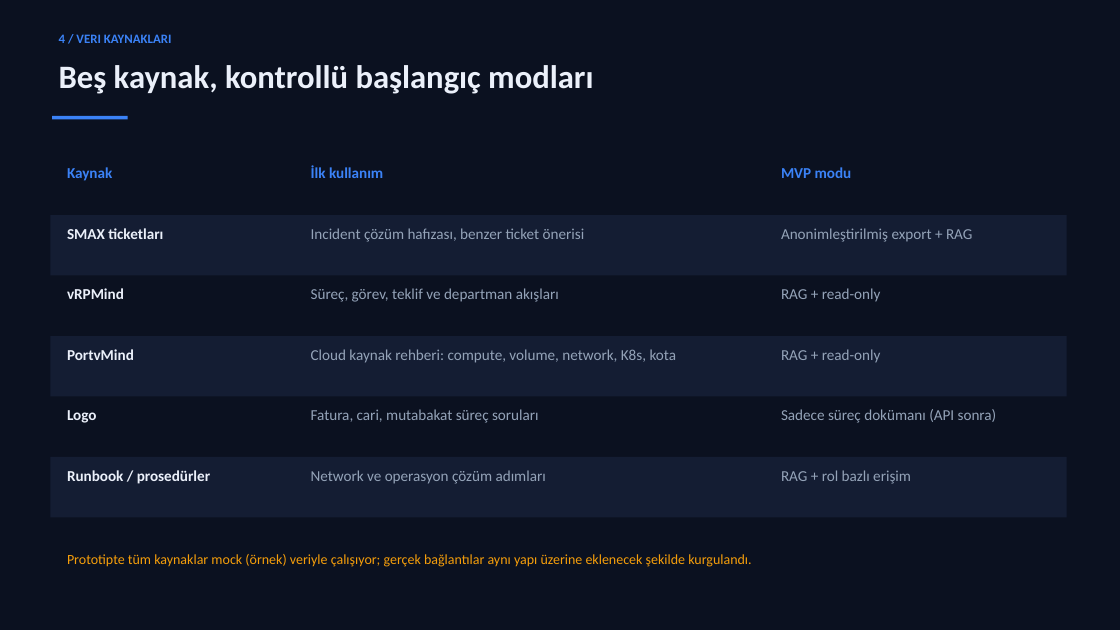
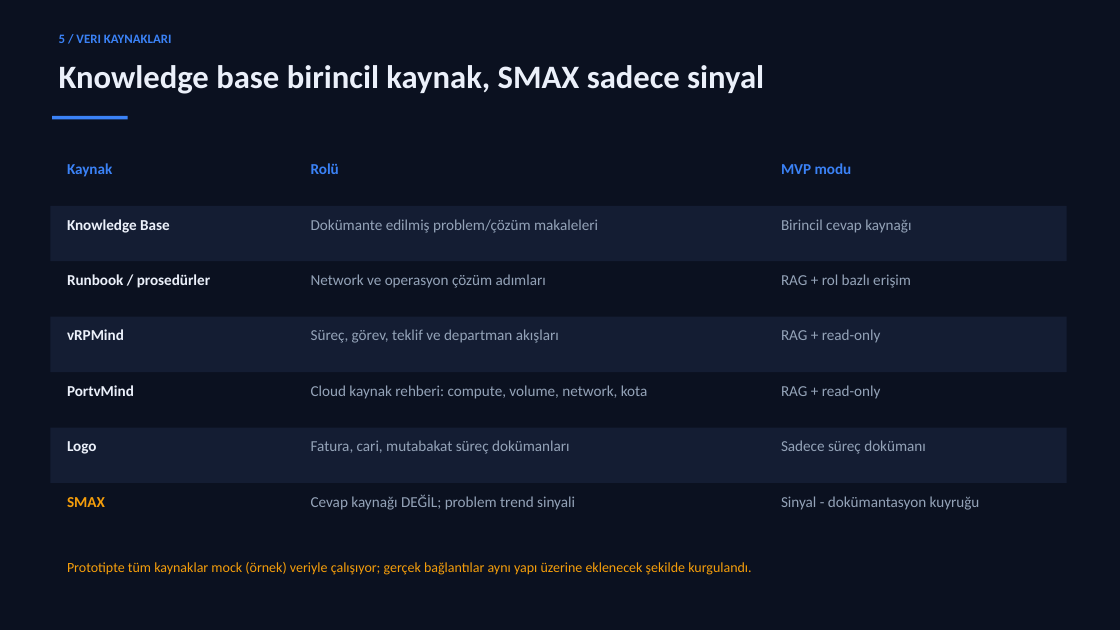
Before and after one commit to Emirdumn/vmind-orchestration, a slide deck: slide 6 of outputs/VMind-Agentic-Operations-Hub-Sunum.pptx (slide 5 before the commit). Drawn at 1120x630 pixels with LibreOffice and Linux fonts; fonts in the diff are those of the drawing. Boxes give left, top, right and bottom in pixels: in the first picture for what was removed or moved away, otherwise in the second. Text is boxed around its words. In the diff, an @@ line names an element or a change of style, - is before the commit and + after.

```diff
--- a/outputs/VMind-Agentic-Operations-Hub-Sunum.pptx
+++ b/outputs/VMind-Agentic-Operations-Hub-Sunum.pptx
@@ text at [59, 34, 172, 43]: text changed @@
-4 / VERI KAYNAKLARI
+5 / VERI KAYNAKLARI
@@ text at [59, 65, 764, 94]: text changed @@
-Beş kaynak, kontrollü başlangıç modları
+Knowledge base birincil kaynak, SMAX sadece sinyal
@@ text "Kaynak": place and size @@
-text "Kaynak" at [67, 167, 112, 181]
+text "Kaynak" at [67, 163, 112, 177]
@@ text at [311, 163, 339, 174]: text changed @@
-İlk kullanım
+Rolü
@@ text "MVP modu": place and size @@
-text "MVP modu" at [781, 167, 852, 178]
+text "MVP modu" at [781, 163, 852, 174]
@@ rectangle: place and size @@
-rectangle at [50, 215, 1067, 276]
+rectangle at [50, 206, 1067, 261]
@@ text at [67, 219, 170, 233]: text changed @@
-SMAX ticketları
+Knowledge Base
@@ text at [311, 219, 598, 233]: text changed @@
-Incident çözüm hafızası, benzer ticket önerisi
+Dokümante edilmiş problem/çözüm makaleleri
@@ text at [781, 219, 911, 233]: text changed @@
-Anonimleştirilmiş export + RAG
+Birincil cevap kaynağı
@@ text "Runbook / prosedürler": place and size @@
-text "Runbook / prosedürler" at [67, 470, 210, 484]
+text "Runbook / prosedürler" at [67, 274, 210, 288]
@@ text "Network ve operasyon çözüm adımları": place and size @@
-text "Network ve operasyon çözüm adımları" at [311, 470, 546, 484]
+text "Network ve operasyon çözüm adımları" at [311, 274, 546, 288]
@@ text "RAG + rol bazlı erişim": place and size @@
-text "RAG + rol bazlı erişim" at [781, 470, 911, 484]
+text "RAG + rol bazlı erişim" at [781, 274, 911, 288]
@@ rectangle: place and size @@
-rectangle at [50, 336, 1067, 397]
+rectangle at [50, 317, 1067, 372]
@@ text "vRPMind": place and size @@
-text "vRPMind" at [67, 288, 124, 299]
+text "vRPMind" at [67, 329, 124, 340]
@@ text "Süreç, görev, teklif ve departman ...": place and size @@
-text "Süreç, görev, teklif ve departman ..." at [311, 288, 559, 302]
+text "Süreç, görev, teklif ve departman ..." at [311, 329, 559, 343]
@@ text "RAG + read-only": place and size @@
-text "RAG + read-only" at [781, 349, 881, 363]
+text "RAG + read-only" at [781, 329, 881, 343]
@@ text "PortvMind": place and size @@
-text "PortvMind" at [67, 349, 134, 360]
+text "PortvMind" at [67, 385, 134, 396]
@@ text at [311, 385, 648, 399]: text changed @@
-Cloud kaynak rehberi: compute, volume, network, K8s, kota
+Cloud kaynak rehberi: compute, volume, network, kota
@@ text "RAG + read-only": place and size @@
-text "RAG + read-only" at [781, 288, 881, 302]
+text "RAG + read-only" at [781, 385, 881, 399]
@@ rectangle: place and size @@
-rectangle at [50, 457, 1067, 518]
+rectangle at [50, 428, 1067, 483]
@@ text "Logo": place and size @@
-text "Logo" at [67, 410, 96, 423]
+text "Logo" at [67, 441, 96, 454]
@@ text at [311, 440, 570, 454]: text changed @@
-Fatura, cari, mutabakat süreç soruları
+Fatura, cari, mutabakat süreç dokümanları
@@ text at [781, 440, 926, 454]: text changed @@
-Sadece süreç dokümanı (API sonra)
+Sadece süreç dokümanı
@@ text added at [67, 497, 105, 507], 13 pt, text #F59E0B, bold @@
+SMAX
@@ text added at [311, 494, 575, 510], 13 pt, text #94A3B8 @@
+Cevap kaynağı DEĞİL; problem trend sinyali
@@ text added at [781, 496, 980, 510], 13 pt, text #94A3B8 @@
+Sinyal - dokümantasyon kuyruğu
@@ text "Prototipte tüm kaynaklar mock (örnek) ...": place and size @@
-text "Prototipte tüm kaynaklar mock (örnek) ..." at [67, 554, 751, 567]
+text "Prototipte tüm kaynaklar mock (örnek) ..." at [67, 562, 751, 575]
```
Also in this commit, not shown: 10 other slides changed, 2 slides added, 1 slide removed, 30 other files.
